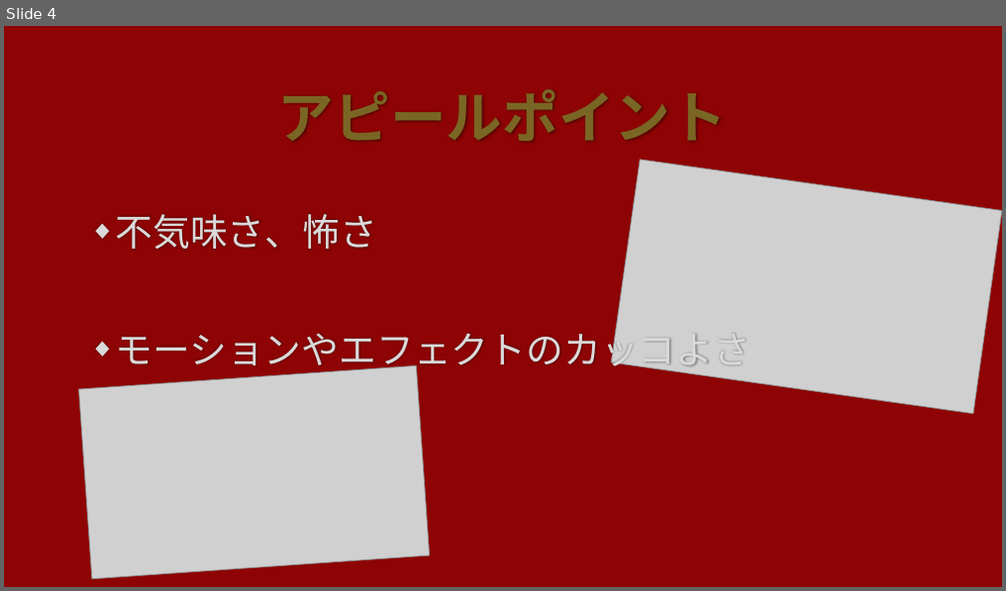
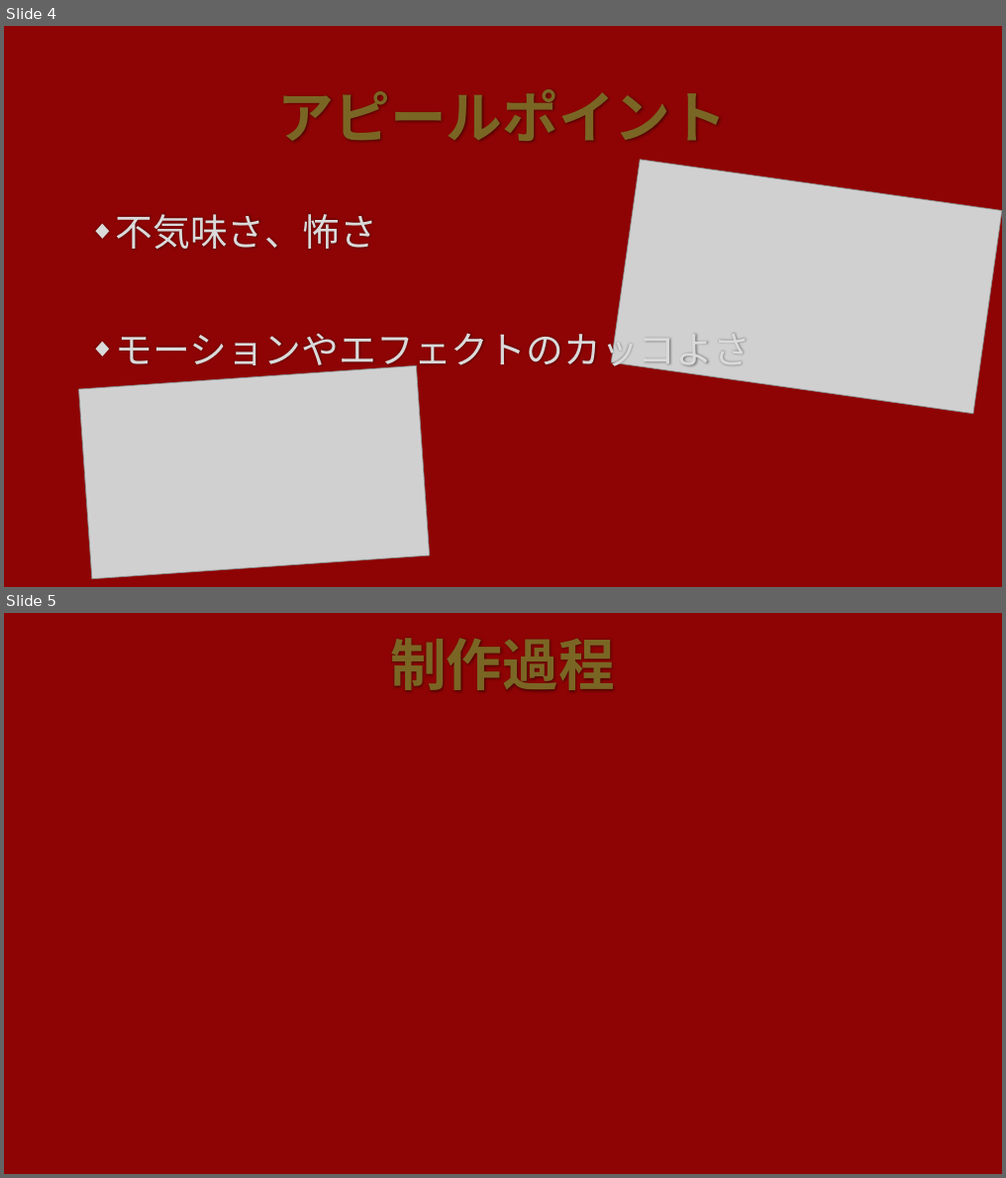
Before and after one commit to Kensaku-Hatori/TeamB, a slide deck: Stage/DEVASTATED CITY.pptx. Shown one above the other, each under a label of ours: slide 4 before the commit, slides 4 and 5 after it. The pictures are 1006x591 and 1006x1178 pixels, drawn with LibreOffice and Linux fonts; fonts in the diff are those of the drawing; grey boxes stand for pictures; background and template pictures are left out. Boxes give left, top, right and bottom in pixels: in the first picture for what was removed or moved away, otherwise in the second. Text is boxed around its words. In the diff, an @@ line names an element or a change of style, - is before the commit and + after.

```diff
--- a/Stage/DEVASTATED CITY.pptx
+++ b/Stage/DEVASTATED CITY.pptx
@@ slide 5 added at <box>4,613,1002,1174</box>, background picture (left out) @@
@@ title added at <box>390,638,615,690</box>, 54 pt, text #7A6624, bold @@
+制作過程
```
Also in this commit, not shown: 2 other slides added, 2 other files.
